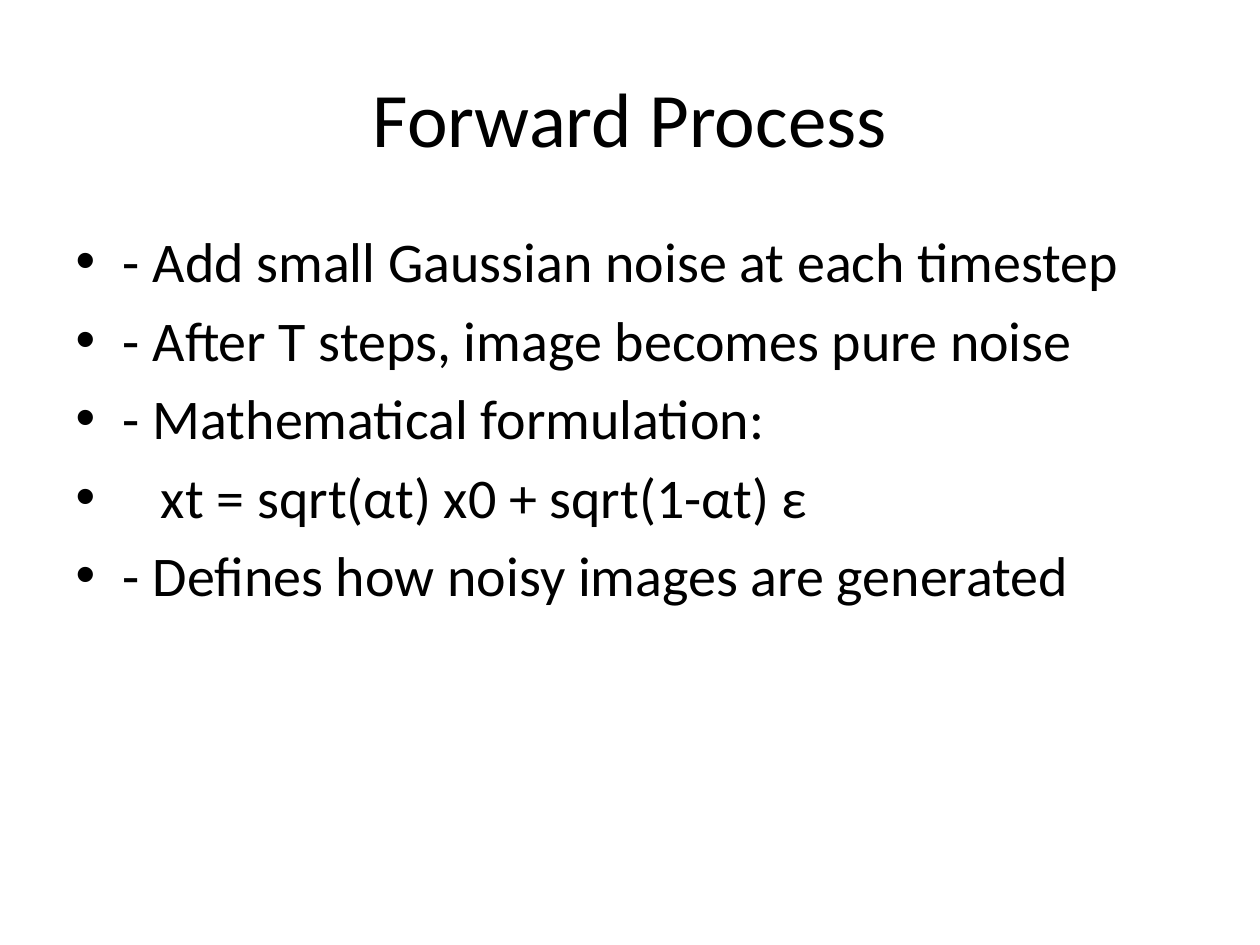
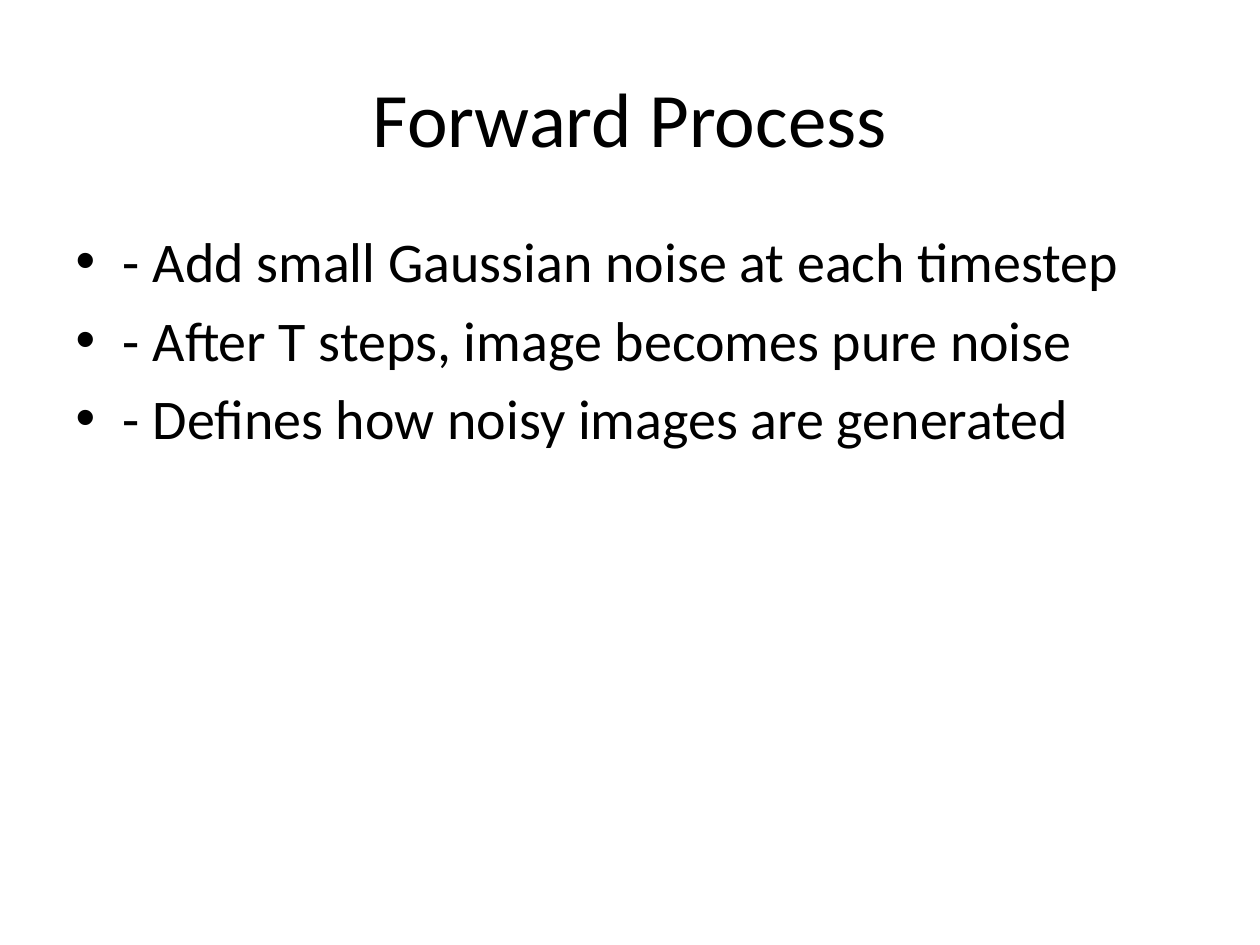
Before and after one commit to srii5477/Grading-Ultrasound-Multifudus-Muscle-Quality, a slide deck: slide 9 of ppt.pptx (slide 7 before the commit). Drawn at 1260x945 pixels with LibreOffice and Linux fonts; fonts in the diff are those of the drawing. Boxes give left, top, right and bottom in pixels: in the first picture for what was removed or moved away, otherwise in the second. Text is boxed around its words. In the diff, an @@ line names an element or a change of style, - is before the commit and + after.

```diff
--- a/ppt.pptx
+++ b/ppt.pptx
@@ text at (153,400,807,527): paragraphs removed @@
-• - Mathematical formulation:
-• xt = sqrt(αt) x0 + sqrt(1-αt) ε
```
Also in this commit, not shown: 1 other slide changed, 5 slides added, 1 slide removed.
